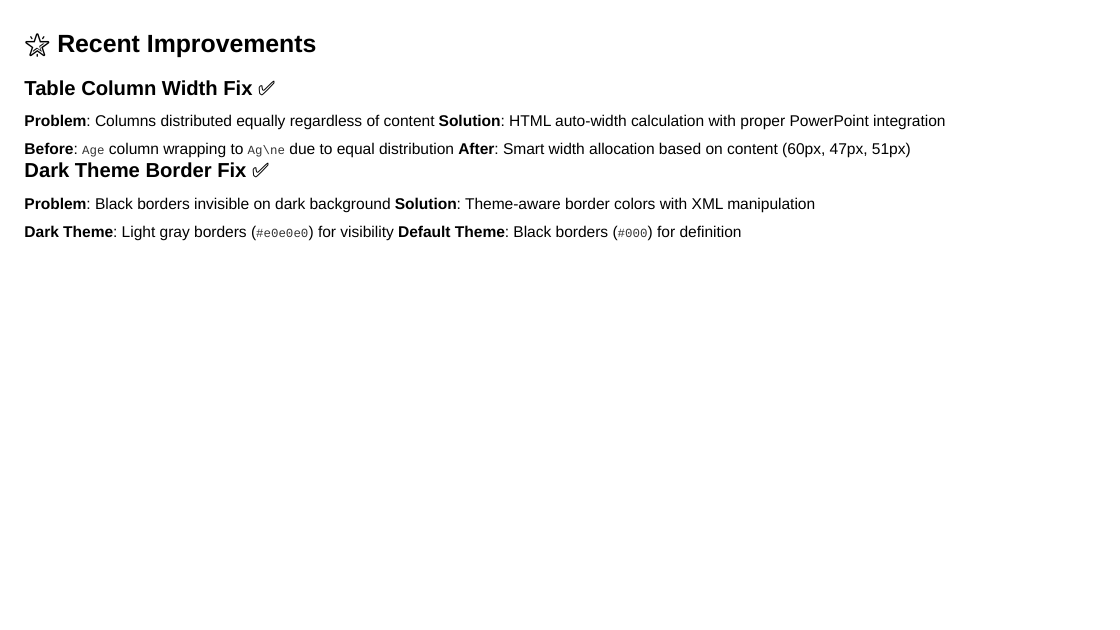
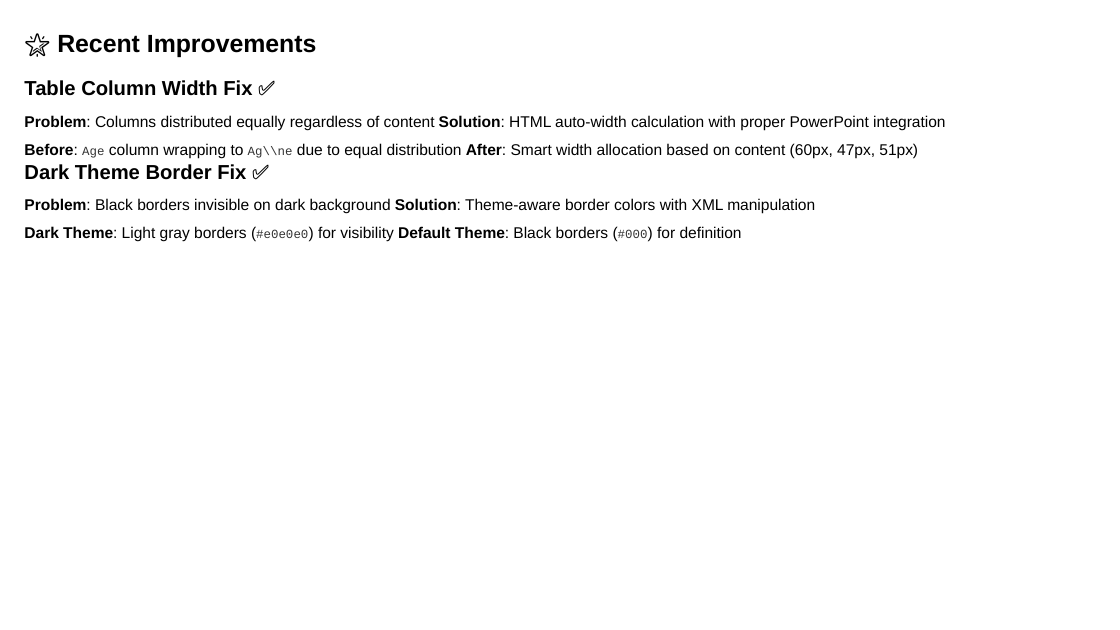
Before and after one commit to louisazhou/slidegenerator, a slide deck: slide 14 of output/comprehensive_demo_default.pptx. Drawn at 1120x630 pixels with LibreOffice and Linux fonts; fonts in the diff are those of the drawing. Boxes give left, top, right and bottom in pixels: in the first picture for what was removed or moved away, otherwise in the second. Text is boxed around its words. In the diff, an @@ line names an element or a change of style, - is before the commit and + after.

```diff
--- a/output/comprehensive_demo_default.pptx
+++ b/output/comprehensive_demo_default.pptx
@@ text at [24, 143, 918, 159]: text changed @@
-Before: Age column wrapping to Ag\ne due to equal distribution After: Smart width allocation based on content (60px, 47px, 51px)
+Before: Age column wrapping to Ag\\ne due to equal distribution After: Smart width allocation based on content (60px, 47px, 51px)
```
Also in this commit, not shown: 13 other slides changed, 39 other files.
